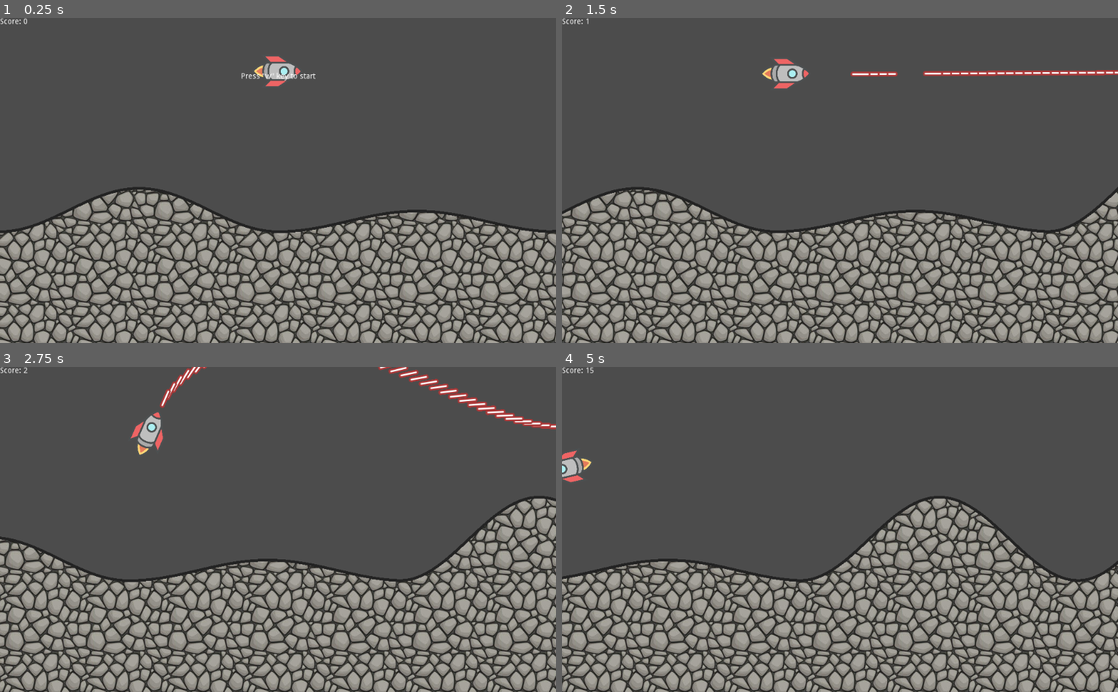
Above: before the commit, frames 1-4 (two rows, left to right).
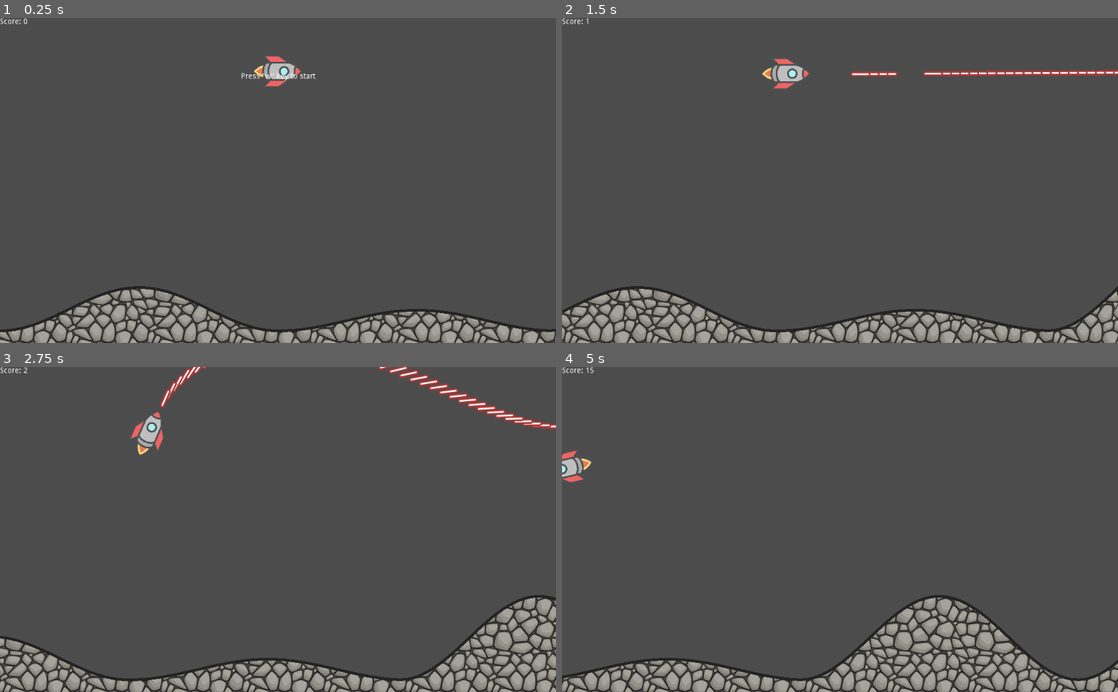
Above: after the commit, the same moments.

Repository: marcmos/space-shooter
Game: Godot game, scene res://Game.tscn
The game is run twice, just before and just after one commit, with the same random seed, the same clock (stepped at 60 frames per second) and the same inputs.
Inputs:
- Up to frame 1 (0.25 s): no input
- Up to frame 2 (1.5 s): tap W (up) at 0.5 s; hold Space (shoot) 0.53-1.28 s; hold W (up) from 0.53 s (still down); tap Space (shoot) at 1.35 s
- Up to frame 3 (2.75 s): release W (up) at 2.03 s; hold A (left) from 2.03 s (still down); hold Space (shoot) from 2.03 s (still down)
- Up to frame 4 (5 s): release Space (shoot) at 2.78 s; tap Space (shoot) at 2.85, 4.35 s; hold Space (shoot) 3.53-4.28 s; release A (left) at 4.28 s; hold D (right) from 4.28 s (still down)

The runs differ from the first frame. In frame 1, 27% of the frame differs, in the area x 0-100%, y 51-97%; in frame 2, 27%; in frame 3, 27%; in frame 4, 27%, in the area x 0-100%, y 39-97%.

Commit message:
Increase hill range on level progress

Diff:
--- a/Level.gd
+++ b/Level.gd
@@ -76,3 +76,4 @@
 
 func _on_Level_level_progress():
 	spawn_mob()
+	$Terrain.set_hill_range($Terrain.hill_range + 1)
--- a/Terrain.gd
+++ b/Terrain.gd
@@ -2,11 +2,14 @@
 
 export var num_hills = 2
 export var slice = 10
-export var hill_range = 100
+export var hill_range = 0
 
 var screensize
 var terrain
 var texture = preload("res://rock.png")
+
+func set_hill_range(r):
+	hill_range = min(r, int(get_viewport_rect().size.y / 3))
 
 func add_hills_if_necessary(position):
 	if terrain[-1].x < position.x + screensize.x:
@@ -43,8 +46,8 @@
 	terrain = Array()
 
 	screensize = get_viewport().get_visible_rect().size
-	var start_y = screensize.y * 3/5 - (randi() % hill_range)
-	#var start_y = screensize.y * 3 / 5
+	hill_range = int(screensize.y * 1/6)
+	var start_y = screensize.y * 4/5
 
 	terrain.append(Vector2(0, start_y))
 	add_hills()
